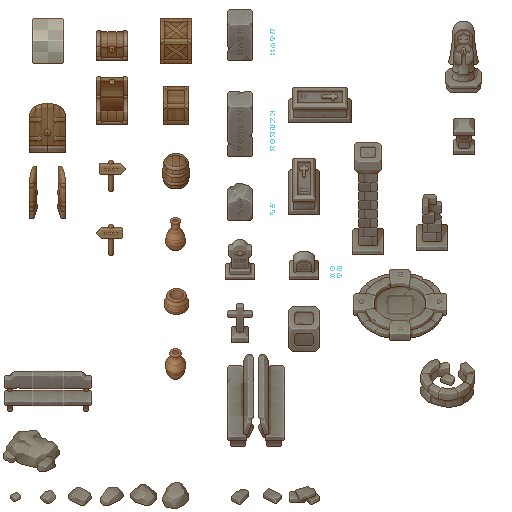
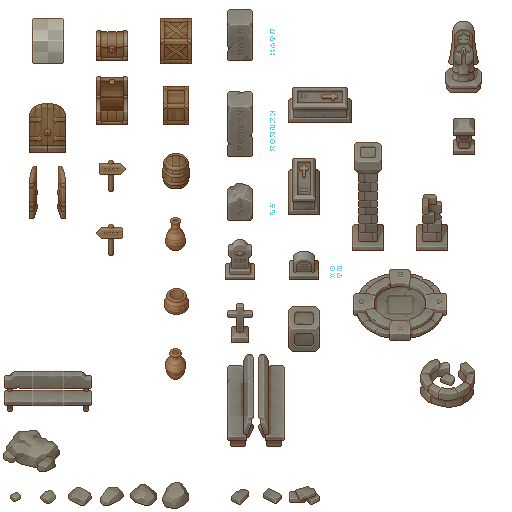
Layer changes from the first 512px x 512px image to the second:
moved "Schwebende Ebene #4" above "Schwebende Ebene", painted on it over [352, 207, 384, 255]
moved "Schwebende Ebene" above "Schwebende Ebene #2", painted on it over [354, 207, 382, 233]
moved "Schwebende Ebene #2" above "Schwebende Ebene #3", painted on it over [358, 207, 378, 210]
painted on "Schwebende Ebene #3" over [358, 210, 378, 228]
painted on "Schwebende Ebene #1" over [358, 207, 378, 224]
renamed "Sichtbar" to "Sichtbar #1", painted on it over [352, 207, 384, 255]
